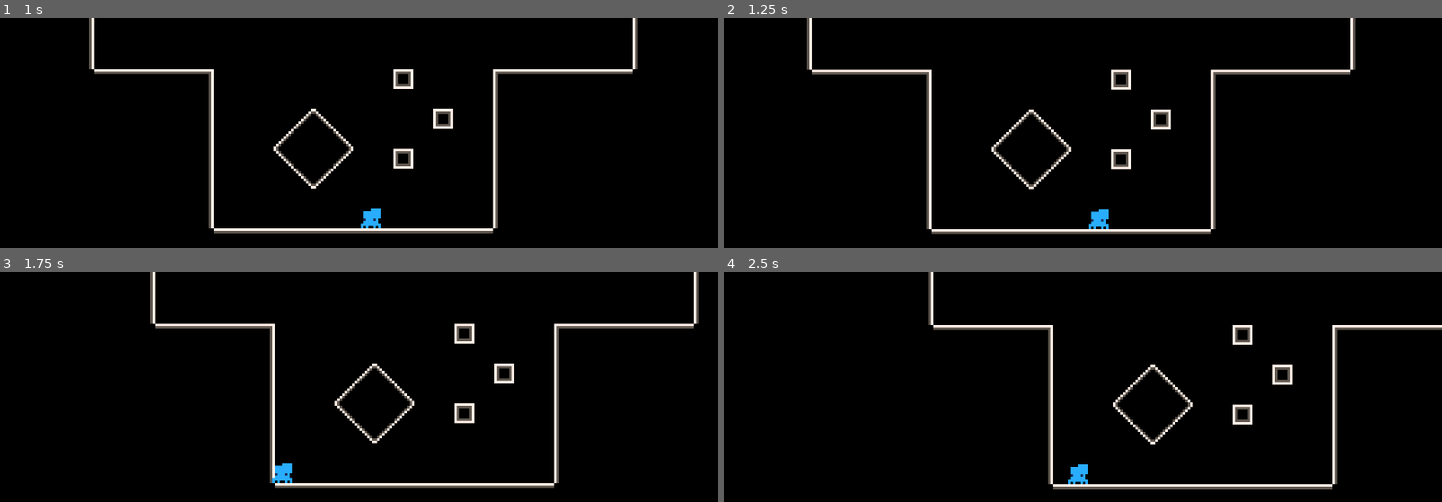
Above: before the commit, frames 1-4 (two rows, left to right).
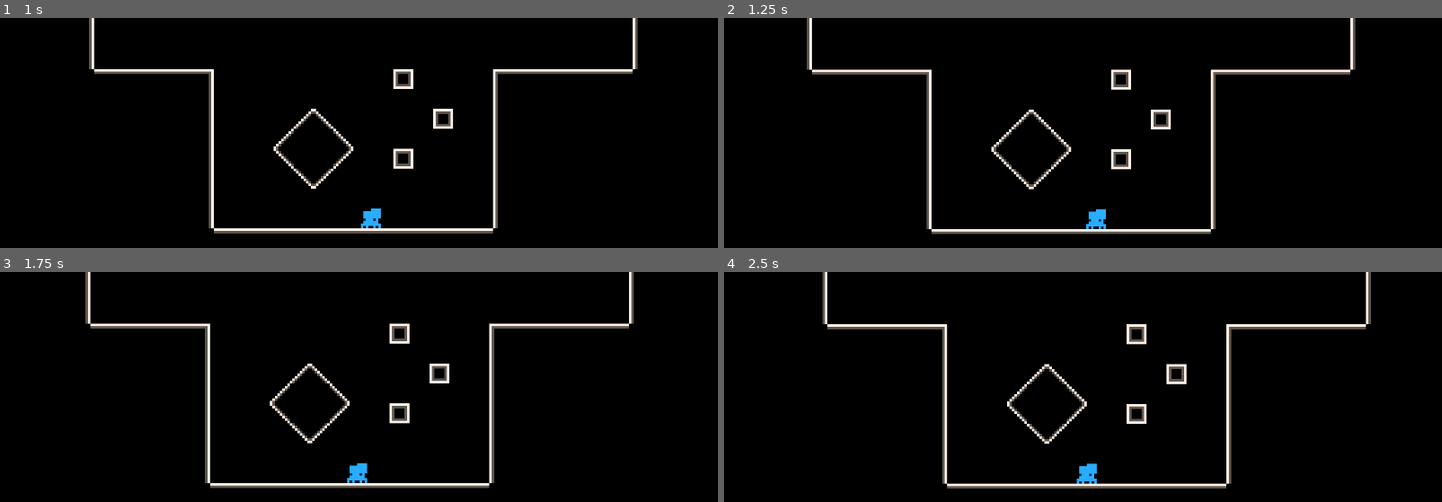
Above: after the commit, the same moments.

Repository: Flamenccio/spider-jump
Game: Godot game, scene res://world.tscn
The game is run twice, just before and just after one commit, with the same random seed, the same clock (stepped at 60 frames per second) and the same inputs.
Inputs (mouse positions are in pixels of both pictures, inside the frame that each line leads up to):
- Up to frame 1 (1 s): tap Enter at 0.5 s; move the mouse to (516, 199) at 0.52 s; press the mouse at (516, 199) at 0.53 s; hold D (move_right) from 0.53 s (still down)
- Up to frame 2 (1.25 s): keep holding D (move_right)
- Up to frame 3 (1.75 s): release D (move_right) at 1.25 s; release the mouse at (516, 453) at 1.25 s; drag from (215, 492) to (373, 474) at 1.27 s
- Up to frame 4 (2.5 s): move the mouse to (1154, 384) at 2.02 s; hold D (move_right) from 2.03 s (still down); tap Delete at 2.1 s

Frame 1 is identical in both runs. In frame 2, 0.1% of the frame differs, in the area x 50-54%, y 82-92%; in frame 3, 6.5%; in frame 4, 7.2%, in the area x 13-100%, y 0-95%.

Commit message:
reduce player wall detector size

Diff:
--- a/world.tscn
+++ b/world.tscn
@@ -102,7 +102,7 @@
 }]
 
 [sub_resource type="CircleShape2D" id="CircleShape2D_036b0"]
-radius = 3.5
+radius = 3.0
 
 [node name="World" type="Node2D"]
 
